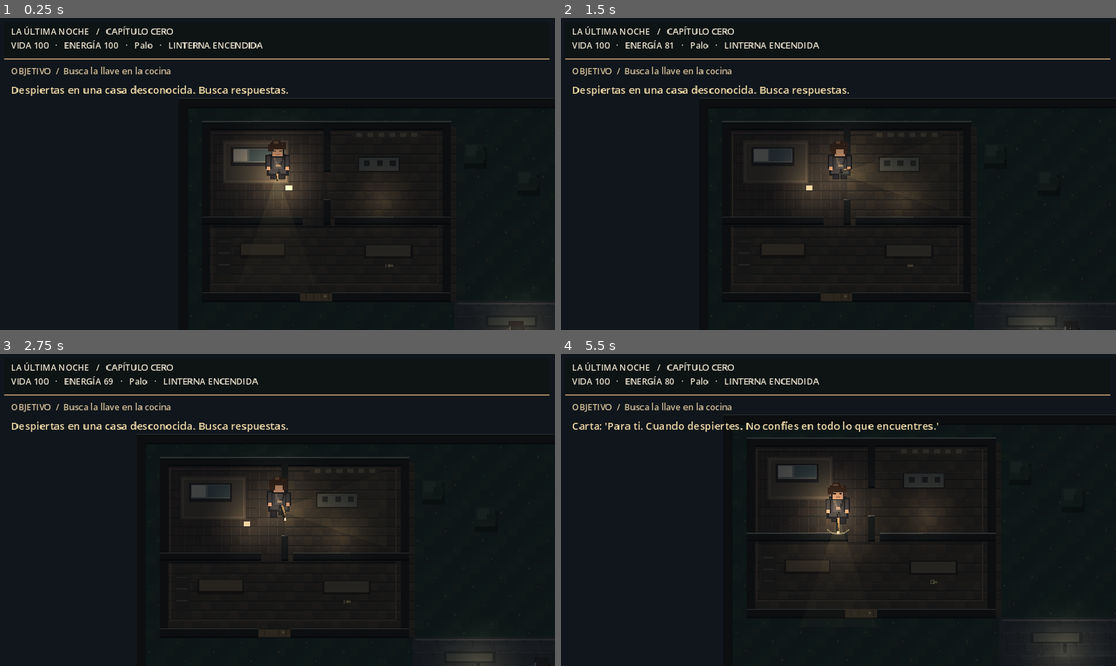
Above: before the commit, frames 1-4 (two rows, left to right).
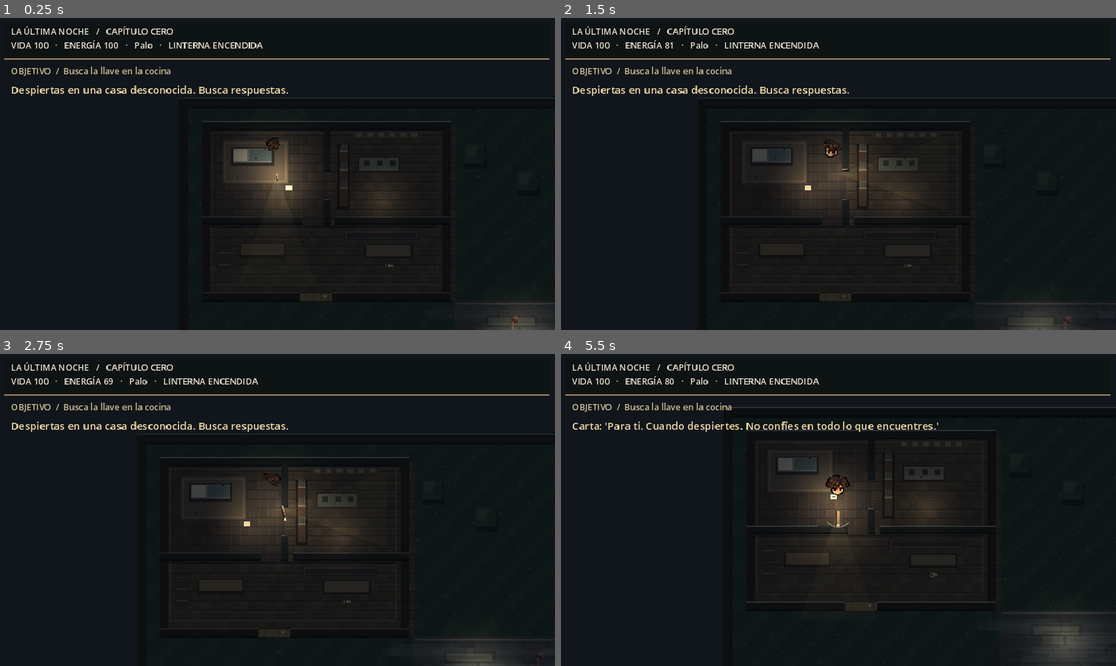
Above: after the commit, the same moments.

Repository: fernandobparada-hash/la-ultima-noche
Game: Godot game, scene res://scenes/main.tscn
The game is run twice, just before and just after one commit, with the same random seed, the same clock (stepped at 60 frames per second) and the same inputs.
Inputs (mouse positions are in pixels of both pictures, inside the frame that each line leads up to):
- Up to frame 1 (0.25 s): no input
- Up to frame 2 (1.5 s): tap Enter at 0.5 s; move the mouse to (960, 158) at 0.52 s; hold D (move_right) 0.53-1.25 s; tap K (attack_heavy) at 0.6 s; click (960, 158) at 0.67 s; tap J (attack_light) at 0.8 s; drag from (727, 189) to (810, 236) at 1.27 s
- Up to frame 3 (2.75 s): tap R (restart) at 2 s; move the mouse to (333, 441) at 2.02 s; hold D (move_right) from 2.03 s (still down); tap K (attack_heavy) at 2.1 s; click (333, 441) at 2.17 s; tap J (attack_light) at 2.3 s
- Up to frame 4 (5.5 s): release D (move_right) at 2.75 s; drag from (810, 572) to (672, 463) at 2.77 s; tap R (restart) at 3.5 s; move the mouse to (1005, 556) at 3.52 s; hold A (move_left) 3.53-4.25 s; hold C (crouch) 3.53-4.25 s; click (1005, 556) at 3.67 s; tap J (attack_light) at 3.8, 5.3 s; drag from (672, 463) to (755, 432) at 4.27 s; move the mouse to (866, 510) at 5.02 s; hold S (move_down) from 5.03 s (still down); tap E (interact) at 5.1 s; click (866, 510) at 5.17 s

The runs differ from the first frame. In frame 1, 0.4% of the frame differs, in the area x 44-95%, y 38-100%; in frame 2, 0.6%; in frame 3, 0.4%; in frame 4, 3.0%, in the area x 29-100%, y 16-95%.

Commit message:
Alpha 0.8 de Fernando (archivos tal cual del ZIP) + build web lun-0.8

Diff:
--- a/project.godot
+++ b/project.godot
@@ -1,7 +1,7 @@
 config_version=5
 
 [application]
-config/name="La Última Noche - Capítulo Cero - Alpha 0.6"
+config/name="La Última Noche - Capítulo Cero - Alpha 0.8"
 run/main_scene="res://scenes/main.tscn"
 config/features=PackedStringArray("4.2", "GL Compatibility")
 
--- a/scripts/enemy.gd
+++ b/scripts/enemy.gd
@@ -13,7 +13,7 @@
 var hit_flash := 0.0
 var attack_cooldown := 0.0
 var defeated := false
-const WALK = {"down": preload("res://assets/errante_walk_down.png"), "up": preload("res://assets/errante_walk_up.png"), "left": preload("res://assets/errante_walk_left.png"), "right": preload("res://assets/errante_walk_right.png")}
+const WALK = {"down": preload("res://assets/errante_concept_down.png"), "up": preload("res://assets/errante_concept_up.png"), "left": preload("res://assets/errante_concept_left.png"), "right": preload("res://assets/errante_concept_right.png")}
 var animation_time := 0.0
 var last_direction := Vector2.DOWN
 var stagger := 0.0
@@ -88,6 +88,9 @@
  var offset := global_position-origin
  if offset.length()>reach+11.0: return false
  if offset.length()>16.0 and direction.dot(offset.normalized())<0.40: return false
+ if reach>100.0:
+  var query := PhysicsRayQueryParameters2D.create(origin,global_position,2)
+  if not get_world_2d().direct_space_state.intersect_ray(query).is_empty(): return false
  health = maxf(0.0,health-damage)
  hit_flash = 0.20
  stagger = 0.18
@@ -120,9 +123,9 @@
  elif last_direction.y<0:
   direction_name = "up"
  var frame := int(animation_time*3.0)%4 if velocity.length()>5.0 else 1
- var shudder := sin(animation_time*3.2)*0.7
+ var shudder := roundf(sin(animation_time*3.2))
  var color := Color("e7c9b9") if hit_flash>0.0 else Color.WHITE
- draw_texture_rect_region(WALK[direction_name],Rect2(-32+shudder,-49,64,64),Rect2(frame*64,0,64,64),color)
+ draw_texture_rect_region(WALK[direction_name],Rect2(-24+shudder,-62,48,72),Rect2(frame*48,0,48,72),color)
 
 func draw_ellipse_shadow() -> void:
  draw_set_transform(Vector2(0,11),0.0,Vector2(1.0,0.32))
--- a/scripts/fog.gd
+++ b/scripts/fog.gd
@@ -1,30 +1,23 @@
 extends Node2D
 class_name NightFog
-
 var elapsed := 0.0
-const MIST := Color(0.67,0.75,0.72,0.09)
-
 func _ready() -> void:
- z_index = 12
-
+ z_index = 9
 func _process(delta: float) -> void:
  elapsed += delta
  queue_redraw()
-
 func _draw() -> void:
- # Drifting horizontal banks outside the house. Low opacity preserves visibility.
- for band in range(6):
-  var y := 358.0 + float(band)*43.0 + sin(elapsed*0.24+float(band))*9.0
-  var offset := fposmod(elapsed*(9.0+float(band)*1.6)+float(band)*137.0, 650.0)
+ # Niebla más densa en la calle; no tapa por completo la silueta del Errante.
+ for band in range(11):
+  var y := 365.0 + float(band)*23.0 + sin(elapsed*0.18+float(band))*8.0
+  var offset := fposmod(elapsed*(6.0+float(band)*1.7)+float(band)*103.0, 700.0)
   for wisp in range(5):
-   var x := 478.0 + fposmod(offset+float(wisp)*147.0,530.0)-30.0
-   var width := 82.0 + float((wisp*13+band*7)%4)*22.0
-   var opacity := 0.035 + float((band+wisp)%3)*0.015
-   draw_rect(Rect2(x,y,width,9.0),Color(0.72,0.79,0.77,opacity))
-   draw_rect(Rect2(x+17.0,y-6.0,width*0.63,6.0),Color(0.70,0.77,0.75,opacity*0.7))
-   draw_rect(Rect2(x+30.0,y+9.0,width*0.46,5.0),Color(0.70,0.77,0.75,opacity*0.65))
- # Thin intermittent wisps near the threshold of the abandoned house.
- for i in range(3):
-  var x := 70.0 + fposmod(elapsed*5.0+float(i)*153.0,390.0)
-  var y := 302.0+sin(elapsed*0.3+float(i))*4.0
-  draw_rect(Rect2(x,y,64,5),Color(0.64,0.69,0.68,0.033))
+   var x := 475.0 + fposmod(offset+float(wisp)*131.0, 540.0)-52.0
+   var width := 125.0+float((band*3+wisp)%3)*33.0
+   var alpha := 0.09+float((band+wisp)%3)*0.02
+   draw_rect(Rect2(x,y,width,13.0),Color(0.66,0.74,0.73,alpha))
+   draw_rect(Rect2(x+15,y-7,width*0.77,7.0),Color(0.69,0.76,0.75,alpha*0.68))
+   draw_rect(Rect2(x+29,y+13,width*0.53,7.0),Color(0.67,0.74,0.73,alpha*0.61))
+ for i in range(5):
+  var x := 55.0 + fposmod(elapsed*4.0+float(i)*109.0,415.0)
+  draw_rect(Rect2(x,299.0+sin(elapsed*0.3+float(i))*5.0,94,6),Color(0.67,0.73,0.72,0.055))
--- a/scripts/main.gd
+++ b/scripts/main.gd
@@ -59,6 +59,7 @@
  mobile_controls = MobileControlsScript.new()
  add_child(mobile_controls)
  mobile_controls.respawn_requested.connect(respawn_player)
+ player.mobile_input = mobile_controls
  show_message("Despiertas en una casa desconocida. Busca respuestas.",5.0)
 
 func add_obstacle(area: Rect2) -> StaticBody2D:
@@ -172,7 +173,7 @@
  if game_over and Input.is_action_just_pressed("restart"):
   respawn_player()
  var status := "INACTIVO" if enemy.defeated else enemy.state
- ui.text="LA ÚLTIMA NOCHE   /   CAPÍTULO CERO\nVIDA %d   ·   ENERGÍA %d   ·   %s   ·   LINTERNA %s" % [int(player.health),int(player.stamina),player.weapons[player.weapon_index],"ENCENDIDA" if player.light_on else "APAGADA"]
+ ui.text="LA ÚLTIMA NOCHE   /   CAPÍTULO CERO\nVIDA %d   ·   ENERGÍA %d   ·   %s   ·   LINTERNA %s" % [int(player.health),int(player.stamina),(player.weapons[player.weapon_index]+(" · ∞" if player.weapons[player.weapon_index]=="Pistola" else "")),"ENCENDIDA" if player.light_on else "APAGADA"]
  objective.text="OBJETIVO  /  %s" % ["Explora la calle y evita al Errante" if found_exit else ("Abre la puerta de salida" if took_key else "Busca la llave en la cocina")]
  if player.position.x>500.0 and player.position.y>355.0 and not found_exit:
   found_exit=true
@@ -242,6 +243,24 @@
  for rect in [Rect2(120,40,62,14),Rect2(334,40,66,14),Rect2(456,247,14,53)]:
   draw_rect(rect,Color("a5a69a"))
   draw_rect(rect.grow(-3),Color("52656b"))
+ # Baldosas y sombras de muebles, con líneas a escala de píxel.
+ for yy in range(66,320,16):
+  for xx in range(64,449,16):
+   if (xx/16+yy/16)%7==0:
+    draw_rect(Rect2(xx+4,yy+5,3,2),Color("302c2b"))
+ # Estantería de madera y libros de colores desaturados.
+ draw_rect(Rect2(275,78,20,114),Color("282626"))
+ draw_rect(Rect2(278,82,14,105),Color("59473b"))
+ for yy in [90,122,154]:
+  draw_rect(Rect2(278,yy,14,3),Color("a18b69"))
+  for xx in [280,284,288]:
+   draw_rect(Rect2(xx,yy-12,3,12),Color("66685c") if xx%2==0 else Color("80634f"))
+ # Alfombra con bordes ornamentales geométricos.
+ draw_rect(Rect2(285,228,130,16),Color("3b3438"))
+ draw_rect(Rect2(289,231,122,10),Color("69534b"),false,2.0)
+ # Luz de ventana sobre el suelo, con bordes escalonados.
+ draw_rect(Rect2(120,59,62,4),Color(0.68,0.68,0.57,0.10))
+ draw_rect(Rect2(124,63,54,5),Color(0.68,0.68,0.57,0.07))
  # Exterior vegetation and street furniture.
  for p in [Vector2(510,95),Vector2(602,142),Vector2(770,105),Vector2(927,195),Vector2(915,320),Vector2(520,560)]:
   draw_rect(Rect2(p+Vector2(-17,-10),Vector2(39,37)),Color(0.03,0.05,0.05,0.38))
--- a/scripts/mobile_controls.gd
+++ b/scripts/mobile_controls.gd
@@ -9,6 +9,13 @@
 var respawn: Button
 var game_over := false
 var status: Label
+var joystick_vector := Vector2.ZERO
+var joystick_pointer := -1
+var joystick_center := Vector2(119,420)
+var joystick_radius := 61.0
+var joystick_active := false
+var joystick_layer: Control
+
 
 func _ready() -> void:
  is_mobile = OS.has_feature("mobile") or (OS.has_feature("web") and DisplayServer.is_touchscreen_available())
@@ -17,10 +24,11 @@
 
 func build_controls() -> void:
  # Positions in 960x540 design viewport. Canvas items scale with the game.
- add_touch("move_left", "◀", Vector2(32,420))
- add_touch("move_right", "▶", Vector2(188,420))
- add_touch("move_up", "▲", Vector2(110,347))
- add_touch("move_down", "▼", Vector2(110,475))
+ joystick_layer = Control.new()
+ joystick_layer.set_anchors_and_offsets_preset(Control.PRESET_FULL_RECT)
+ joystick_layer.mouse_filter = Control.MOUSE_FILTER_IGNORE
+ joystick_layer.draw.connect(_draw_joystick)
+ add_child(joystick_layer)
  add_touch("run", "CORRER", Vector2(282,450), 13)
  add_touch("crouch", "SIGILO", Vector2(390,450), 13)
  add_touch("interact", "USAR", Vector2(826,345), 16)
@@ -69,6 +77,12 @@
   button.visible=is_mobile and not game_over
  respawn.visible=is_mobile and game_over
  status.visible=false
+ joystick_layer.visible=is_mobile and not game_over
+ if not joystick_layer.visible:
+  joystick_vector=Vector2.ZERO
+  joystick_pointer=-1
+  joystick_active=false
+ joystick_layer.queue_redraw()
 
 func set_dead(dead: bool) -> void:
  game_over=dead
@@ -78,3 +92,56 @@
  if event is InputEventKey and event.pressed and not event.echo and event.keycode==KEY_F9:
   set_mobile(not is_mobile)
   get_viewport().set_input_as_handled()
+
+func _input(event: InputEvent) -> void:
+ if not is_mobile or game_over: return
+ if event is InputEventScreenTouch:
+  var touch := event as InputEventScreenTouch
+  if touch.pressed and joystick_pointer == -1 and touch.position.x < 300.0 and touch.position.y > 265.0:
+   joystick_pointer = touch.index
+   joystick_active = true
+   _move_stick(touch.position)
+   get_viewport().set_input_as_handled()
+  elif not touch.pressed and touch.index == joystick_pointer:
+   joystick_pointer=-1
+   joystick_active=false
+   joystick_vector=Vector2.ZERO
+   joystick_layer.queue_redraw()
+   get_viewport().set_input_as_handled()
+ elif event is InputEventScreenDrag:
+  var drag := event as InputEventScreenDrag
+  if drag.index == joystick_pointer:
+   _move_stick(drag.position)
+   get_viewport().set_input_as_handled()
+ # F9 preview on desktop: mouse can operate the joystick too.
+ elif event is InputEventMouseButton and OS.has_feature("mobile") == false:
+  var mouse := event as InputEventMouseButton
+  if mouse.button_index == MOUSE_BUTTON_LEFT:
+   if mouse.pressed and joystick_pointer == -1 and mouse.position.x < 300.0 and mouse.position.y > 265.0:
+    joystick_pointer=-2
+    joystick_active=true
+    _move_stick(mouse.position)
+   elif not mouse.pressed and joystick_pointer == -2:
+    joystick_pointer=-1
+    joystick_active=false
+    joystick_vector=Vector2.ZERO
+    joystick_layer.queue_redraw()
+ elif event is InputEventMouseMotion and joystick_pointer == -2:
+  _move_stick((event as InputEventMouseMotion).position)
+
+func _move_stick(position: Vector2) -> void:
+ joystick_vector = ((position-joystick_center)/joystick_radius).limit_length(1.0)
+ if joystick_vector.length() < 0.14:
+  joystick_vector = Vector2.ZERO
+ joystick_layer.queue_redraw()
+
+func _draw_joystick() -> void:
+ if not is_mobile or game_over: return
+ var center := joystick_center
+ joystick_layer.draw_circle(center,joystick_radius+9.0,Color(0.03,0.06,0.08,0.36))
+ joystick_layer.draw_arc(center,joystick_radius,0.0,TAU,48,Color(0.68,0.77,0.73,0.57),3.0,true)
+ joystick_layer.draw_circle(center,joystick_radius-5.0,Color(0.13,0.20,0.21,0.35))
+ var thumb := center+joystick_vector*joystick_radius
+ joystick_layer.draw_circle(thumb,28.0,Color(0.07,0.11,0.12,0.86))
+ joystick_layer.draw_arc(thumb,26.0,0.0,TAU,32,Color(0.82,0.83,0.70,0.8),2.0,true)
+ joystick_layer.draw_circle(thumb,8.0,Color(0.62,0.70,0.64,0.65))
--- a/scripts/player.gd
+++ b/scripts/player.gd
@@ -12,12 +12,12 @@
 var light: PointLight2D
 var cone: Polygon2D
 var weapon_index := 0
-var weapons := ["Palo", "Barra"]
+var weapons := ["Palo", "Barra", "Tubo", "Llave inglesa", "Pistola"]
 var attack_timer := 0.0
 var attack_flash := 0.0
 var invulnerable := 0.0
 var walk_phase := 0.0
-const WALK = {"down": preload("res://assets/player_walk_down.png"), "up": preload("res://assets/player_walk_up.png"), "left": preload("res://assets/player_walk_left.png"), "right": preload("res://assets/player_walk_right.png")}
+const WALK = {"down": preload("res://assets/hero_concept_down.png"), "up": preload("res://assets/hero_concept_up.png"), "left": preload("res://assets/hero_concept_left.png"), "right": preload("res://assets/hero_concept_right.png")}
 var attack_duration := 0.0
 var attack_heavy := false
 var attack_facing := Vector2.DOWN
@@ -25,6 +25,9 @@
 var attack_reach := 38.0
 var attack_damage := 18.0
 var idle_time := 0.0
+var shot_flash := 0.0
+var shots_fired := 0
+var mobile_input: NightMobileControls
 
 func _ready() -> void:
  collision_layer = 1
@@ -36,7 +39,7 @@
  add_child(shape)
  var camera := Camera2D.new()
  camera.enabled = true
- camera.position_smoothing_enabled = true
+ camera.position_smoothing_enabled = false
  camera.position_smoothing_speed = 7.0
  add_child(camera)
  light = PointLight2D.new()
@@ -60,6 +63,7 @@
 
 func _physics_process(delta: float) -> void:
  idle_time += delta
+ shot_flash = maxf(0.0,shot_flash-delta)
  attack_timer = maxf(0.0,attack_timer-delta)
  if attack_duration>0.0 and not attack_damage_done:
   var progress := 1.0-attack_timer/attack_duration
@@ -69,6 +73,8 @@
  attack_flash = maxf(0.0,attack_flash-delta)
  invulnerable = maxf(0.0,invulnerable-delta)
  var direction := Input.get_vector("move_left","move_right","move_up","move_down")
+ if mobile_input != null and mobile_input.is_mobile and mobile_input.joystick_vector.length() > 0.05:
+  direction = mobile_input.joystick_vector
  crouched = Input.is_action_pressed("crouch")
  var running := Input.is_action_pressed("run") and not crouched and stamina>1.0 and direction.length()>0.0
  var speed := 62.0 if crouched else (158.0 if running else 103.0)
@@ -96,17 +102,23 @@
 
 func do_attack(heavy: bool) -> void:
  if attack_timer>0.0 or health<=0.0: return
- var cost := 28.0 if heavy else 12.0
+ var is_pistol: bool = weapons[weapon_index]=="Pistola"
+ var cost := 0.0 if is_pistol else (28.0 if heavy else 12.0)
  if stamina<cost: return
  stamina -= cost
- attack_timer = 0.72 if heavy else 0.36
+ attack_timer = (0.40 if heavy else 0.24) if is_pistol else (0.72 if heavy else 0.36)
  attack_duration = attack_timer
  attack_heavy = heavy
  attack_facing = facing
  attack_damage_done = false
  attack_flash = 0.20
- var reach := 48.0 if weapon_index==1 else 38.0
- var damage := (32.0 if heavy else 18.0)*(1.3 if weapon_index==1 else 1.0)
+ var reach := 48.0 if weapon_index==1 else (46.0 if weapon_index>=2 else 38.0)
+ var damage := (32.0 if heavy else 18.0)*(1.3 if weapon_index==1 else (1.15 if weapon_index>=2 else 1.0))
+ if is_pistol:
+  reach = 245.0
+  damage = 28.0
+  shot_flash = 0.11
+  shots_fired += 1
  attack_reach = reach
  attack_damage = damage
 
@@ -127,9 +139,15 @@
  var frame := int(floor(walk_phase*1.9))%4 if moving else 1
  var bob := roundf(sin(walk_phase*1.9)) if moving else 0.0
  var tint := Color(1,1,1,0.5 if invulnerable>0.0 and fmod(invulnerable,0.2)>0.1 else 1.0)
- var region := Rect2(frame*64,0,64,80)
- draw_texture_rect_region(WALK[direction_name],Rect2(-32,-64+bob,64,80),region,tint)
- var weapon_color := Color("b0b6b1") if weapon_index==1 else Color("947654")
+ var region := Rect2(frame*48,0,48,72)
+ draw_texture_rect_region(WALK[direction_name],Rect2(-24,-62+bob,48,72),region,tint)
+ var weapon_color := Color("b0b6b1") if weapon_index!=0 else Color("947654")
+ if weapons[weapon_index]=="Pistola":
+  var muzzle := facing*24.0+Vector2(0,-12)
+  draw_line(facing*10.0+Vector2(0,-12),muzzle,Color("32383a"),5.0)
+  if shot_flash>0.0:
+   draw_rect(Rect2(muzzle-Vector2(4,4),Vector2(8,8)),Color("eec37c"))
+  return
  if attack_timer>0.0 and attack_duration>0.0:
   var t := clampf(1.0-attack_timer/attack_duration,0.0,1.0)
   # Preparación, barrido y recuperación: la trayectoria acompaña al golpe.
Not shown, added: CAMBIOS_0_7_1.txt
Not shown, added: CAMBIOS_0_8.txt
Binary file added: assets/errante_concept_down.png
Binary file added: assets/errante_concept_left.png
Binary file added: assets/errante_concept_right.png
Binary file added: assets/errante_concept_up.png
Binary file added: assets/hero_concept_down.png
Binary file added: assets/hero_concept_left.png
Binary file added: assets/hero_concept_right.png
Binary file added: assets/hero_concept_up.png
Renamed: docs/lun-0.6.apple-touch-icon.png -> docs/lun-0.8.apple-touch-icon.png
Renamed: docs/lun-0.6.icon.png -> docs/lun-0.8.icon.png
(and 8 more such lines)
